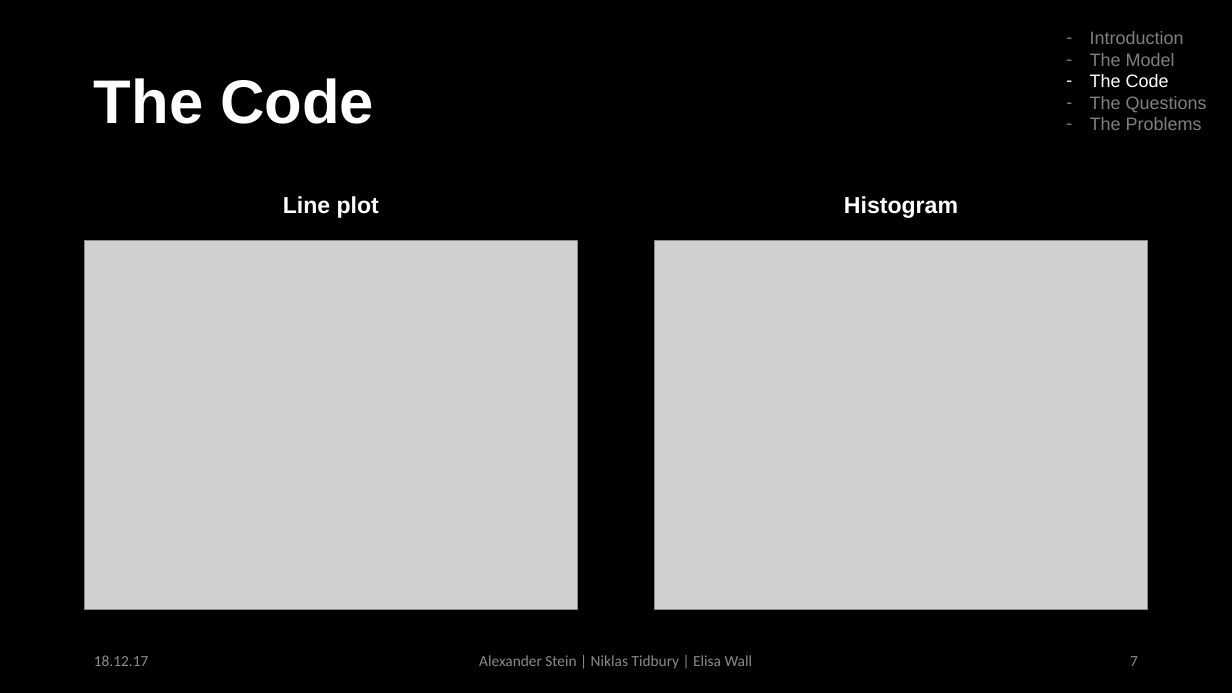
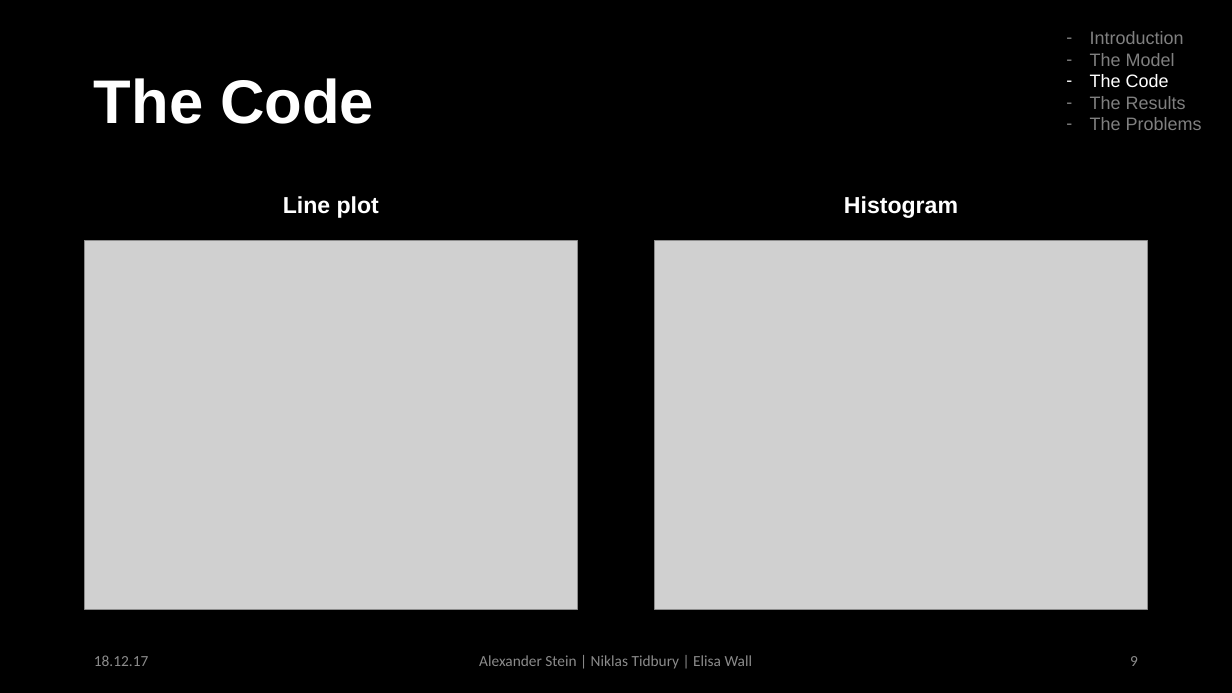
Before and after one commit to ntidbury/OpinionFormation_STW, a slide deck: slide 9 of presentation/The_Powerpoint.pptx (slide 7 before the commit). Drawn at 1232x693 pixels with LibreOffice and Linux fonts; fonts in the diff are those of the drawing; grey boxes stand for pictures. Boxes give left, top, right and bottom in pixels: in the first picture for what was removed or moved away, otherwise in the second. Text is boxed around its words. In the diff, an @@ line names an element or a change of style, - is before the commit and + after.

```diff
--- a/presentation/The_Powerpoint.pptx
+++ b/presentation/The_Powerpoint.pptx
@@ text at box(1090, 96, 1186, 109): text changed @@
-– The Questions
+– The Results
@@ page number at box(1130, 656, 1138, 666): text changed @@
-7
+9
```
Also in this commit, not shown: 5 other slides changed, 7 slides added.
